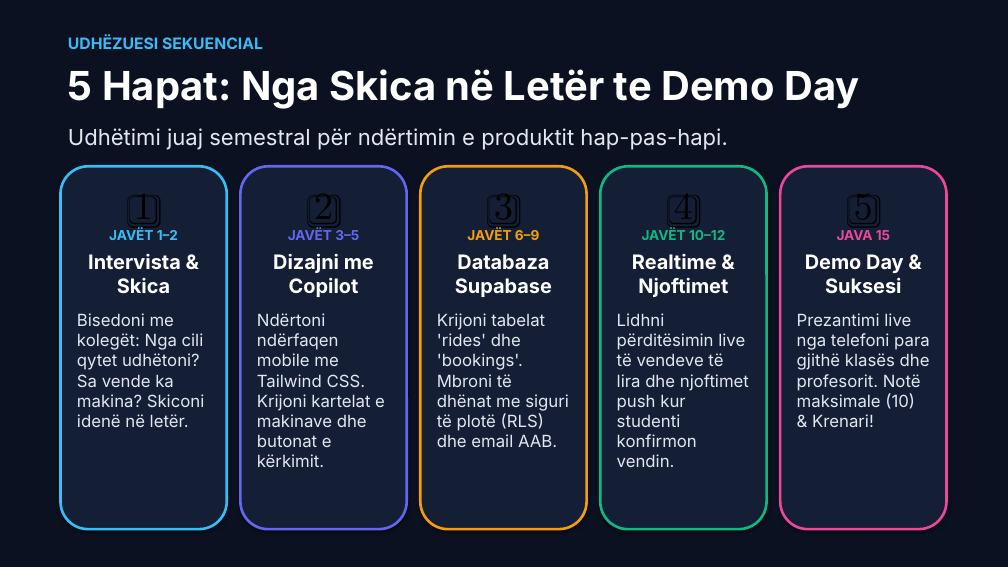
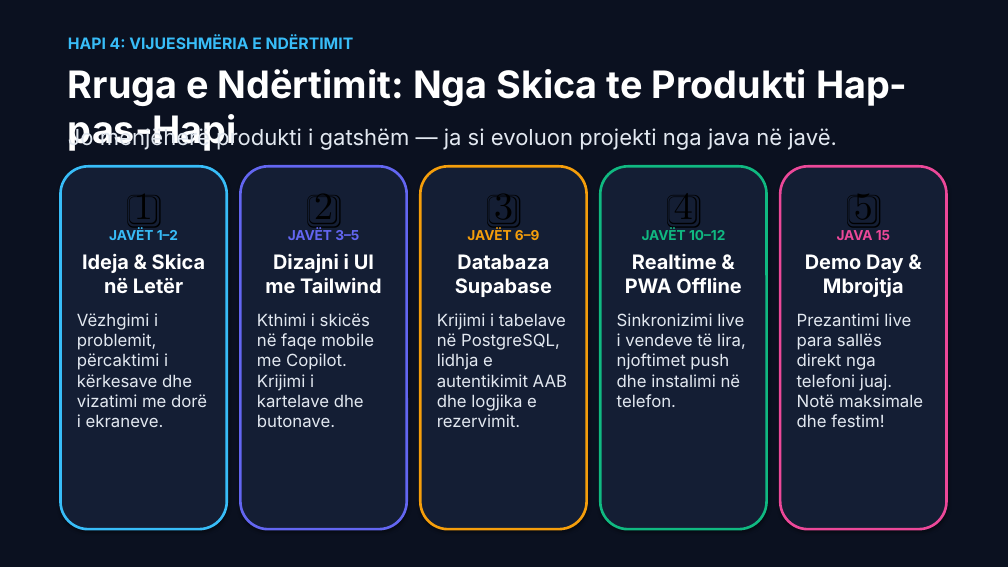
Before and after one commit to arbenl/arbenl.github.io, a slide deck: slide 6 of Jave1_Hyrje_Nextjs_PWA_Copilot_2026.pptx (slide 7 before the commit). Drawn at 1008x567 pixels with LibreOffice and Linux fonts; fonts in the diff are those of the drawing. Boxes give left, top, right and bottom in pixels: in the first picture for what was removed or moved away, otherwise in the second. Text is boxed around its words. In the diff, an @@ line names an element or a change of style, - is before the commit and + after.

```diff
--- a/Jave1_Hyrje_Nextjs_PWA_Copilot_2026.pptx
+++ b/Jave1_Hyrje_Nextjs_PWA_Copilot_2026.pptx
@@ text at (68, 35, 354, 49): text changed @@
-UDHËZUESI SEKUENCIAL
+HAPI 4: VIJUESHMËRIA E NDËRTIMIT
@@ text at (68, 69, 908, 151): text changed; size 38 to 36 pt @@
-5 Hapat: Nga Skica në Letër te Demo Day
+Rruga e Ndërtimit: Nga Skica te Produkti Hap-pas-Hapi
@@ text at (68, 126, 837, 151): text changed @@
-Udhëtimi juaj semestral për ndërtimin e produktit hap-pas-hapi.
+Jo menjëherë produkti i gatshëm — ja si evoluon projekti nga java në javë.
@@ text at (77, 253, 207, 427): text changed @@
-Intervista &
-Skica
-Bisedoni me kolegët: Nga cili qytet udhëtoni? Sa vende ka makina? Skiconi idenë në letër.
+Ideja & Skica
+në Letër
+Vëzhgimi i problemit, përcaktimi i kërkesave dhe vizatimi me dorë i ekraneve.
@@ text at (257, 253, 381, 427): text changed @@
-Dizajni me
-Copilot
-Ndërtoni ndërfaqen mobile me Tailwind CSS. Krijoni kartelat e makinave dhe butonat e kërkimit.
+Dizajni i UI
+me Tailwind
+Kthimi i skicës në faqe mobile me Copilot. Krijimi i kartelave dhe butonave.
@@ text at (617, 254, 746, 407): text changed @@
-Realtime &
-Njoftimet
-Lidhni përditësimin live të vendeve të lira dhe njoftimet push kur studenti konfirmon vendin.
+Realtime &
+PWA Offline
+Sinkronizimi live i vendeve të lira, njoftimet push dhe instalimi në telefon.
@@ text at (797, 254, 923, 427): text changed @@
-Demo Day &
-Suksesi
-Prezantimi live nga telefoni para gjithë klasës dhe profesorit. Notë maksimale (10) & Krenari!
+Demo Day &
+Mbrojtja
+Prezantimi live para sallës direkt nga telefoni juaj. Notë maksimale dhe festim!
@@ text at (437, 313, 567, 427): text changed @@
-Krijoni tabelat 'rides' dhe 'bookings'. Mbroni të dhënat me siguri të plotë (RLS) dhe email AAB.
+Krijimi i tabelave në PostgreSQL, lidhja e autentikimit AAB dhe logjika e rezervimit.
```
Also in this commit, not shown: 17 other slides changed, 2 slides added, 1 slide removed, 1 other file.
